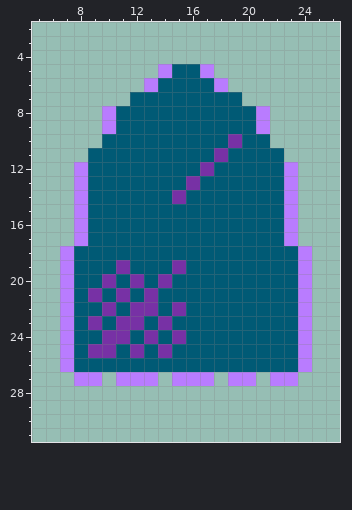
Edited in one commit: pixel-art sprite (sprites/spr_window/layers/002063d3-fc81-4a36-843b-5c094c686a7d/90a48c06-cb96-4e97-9be4-42664a560245.png). The first picture shows the starting point.
The file is 32x32 pixels. Shown: x 5..26, y 2..31.
The result:
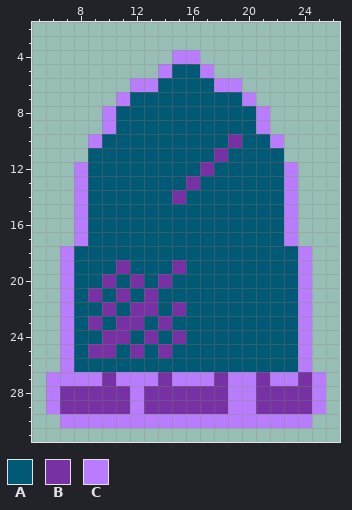
Palette (. is transparent): A #005a75  B #7731a5  C #b97cff
The exact change:
@@ x 5..26 @@
  3 ......................
- 4 ......................
+ 4 ..........CC..........
  5 .........CAAC.........
- 6 ........CAAAAC........
- 7 .......AAAAAAAA.......
+ 6 .......CCAAAACC.......
+ 7 ......CAAAAAAAAC......
  8 .....CAAAAAAAAAAC.....
  9 .....CAAAAAAAAAAC.....
-10 .....AAAAAAAAABAA.....
+10 ....CAAAAAAAAABAAC....
 11 ....AAAAAAAAABAAAA....
@@ x 5..26 @@
 26 ..CAAAAAAAAAAAAAAAAC..
-27 ...CC.CCC.CCC.CC.CC...
-28 ......................
-29 ......................
-30 ......................
+27 .CCCCBCCCBCCCBCCBCCBC.
+28 .CBBBBBCBBBBBBCCBBBBC.
+29 .CBBBBBCBBBBBBCCBBBBC.
+30 ..CCCCCCCCCCCCCCCCCC..
 31 ......................
Pixel boxes of the changes (left, top, right, bottom) in both pictures:
added: (88, 50, 284, 148)
added: (46, 372, 326, 428)
